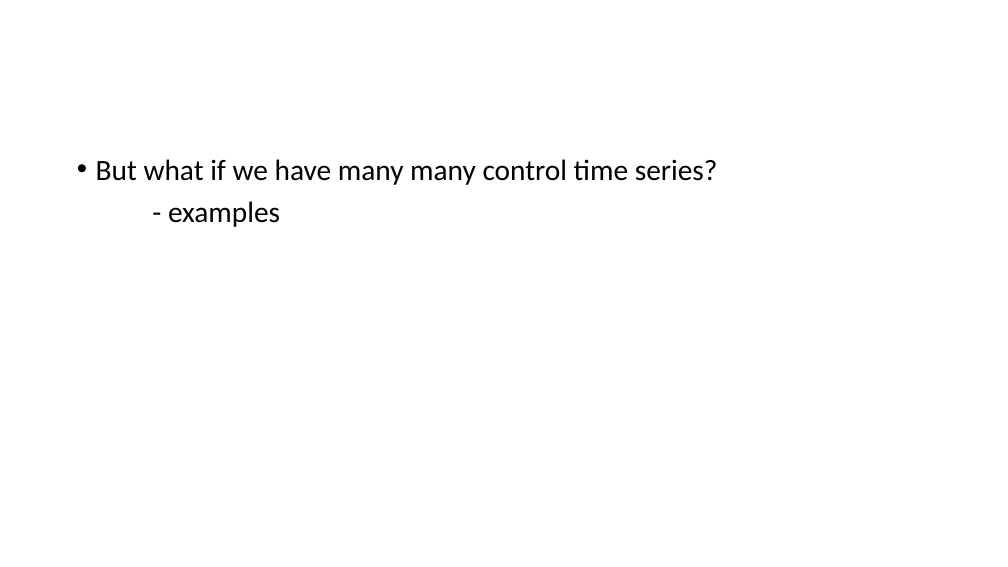
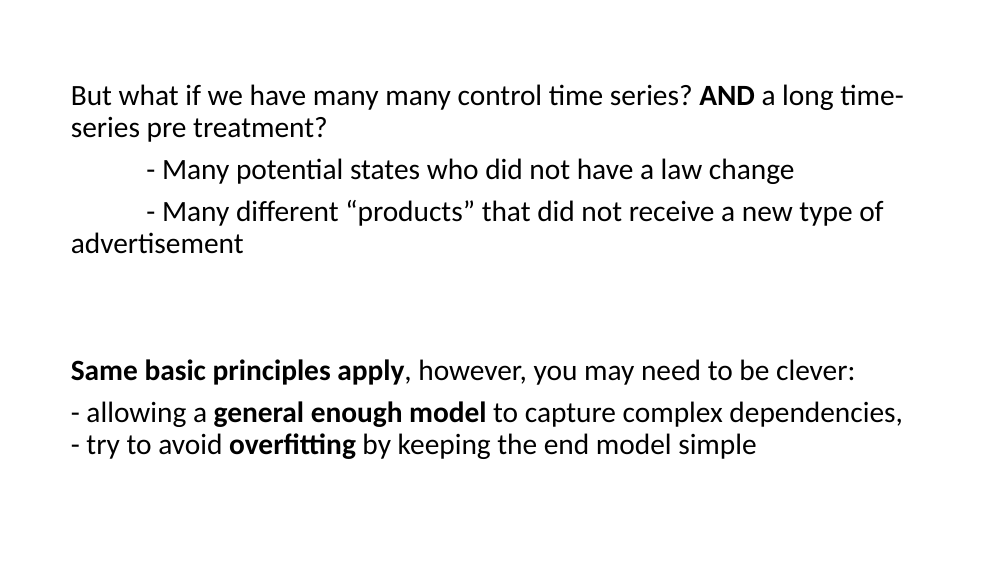
Before and after one commit to sodascience/workshop_causal_impact_assessment, a slide deck: slide 17 of lectures/04_causal_impact/causal_impact.pptx (slide 15 before the commit). Drawn at 1008x567 pixels with LibreOffice and Linux fonts; fonts in the diff are those of the drawing. Boxes give left, top, right and bottom in pixels: in the first picture for what was removed or moved away, otherwise in the second. Text is boxed around its words. In the diff, an @@ line names an element or a change of style, - is before the commit and + after.

```diff
--- a/lectures/04_causal_impact/causal_impact.pptx
+++ b/lectures/04_causal_impact/causal_impact.pptx
@@ text at box(71, 84, 903, 459): text changed @@
-• But what if we have many many control time series?
-- examples
+But what if we have many many control time series? AND a long time-series pre treatment?
+- Many potential states who did not have a law change
+- Many different “products” that did not receive a new type of advertisement
+Same basic principles apply, however, you may need to be clever:
+- allowing a general enough model to capture complex dependencies, - try to avoid overfitting by keeping the end model simple
```
Also in this commit, not shown: 4 other slides changed, 11 slides added, 27 slides removed.
